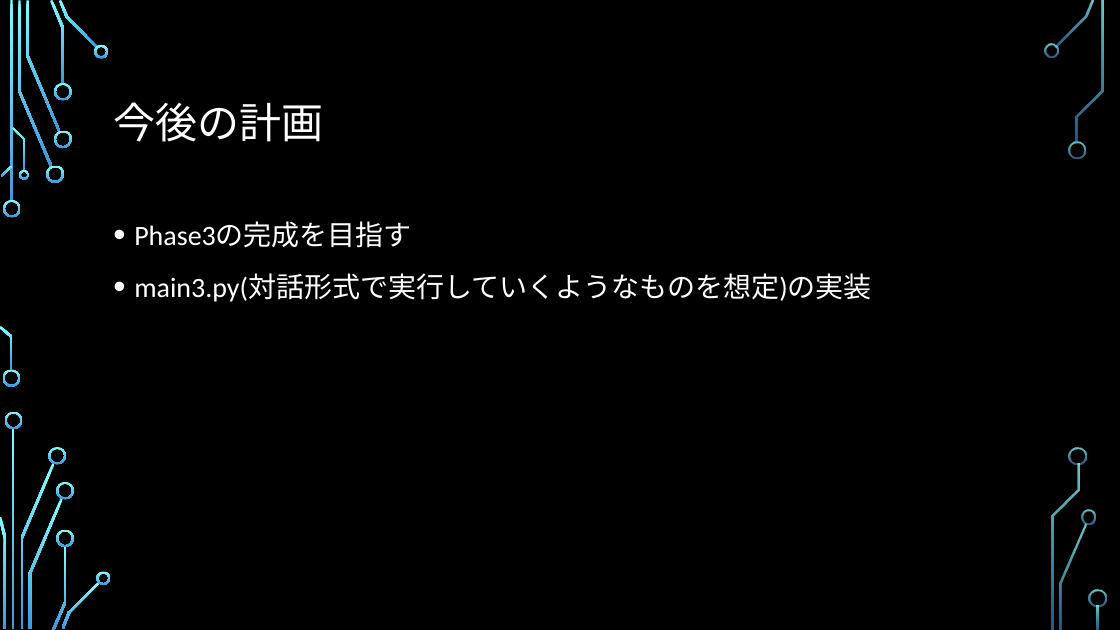
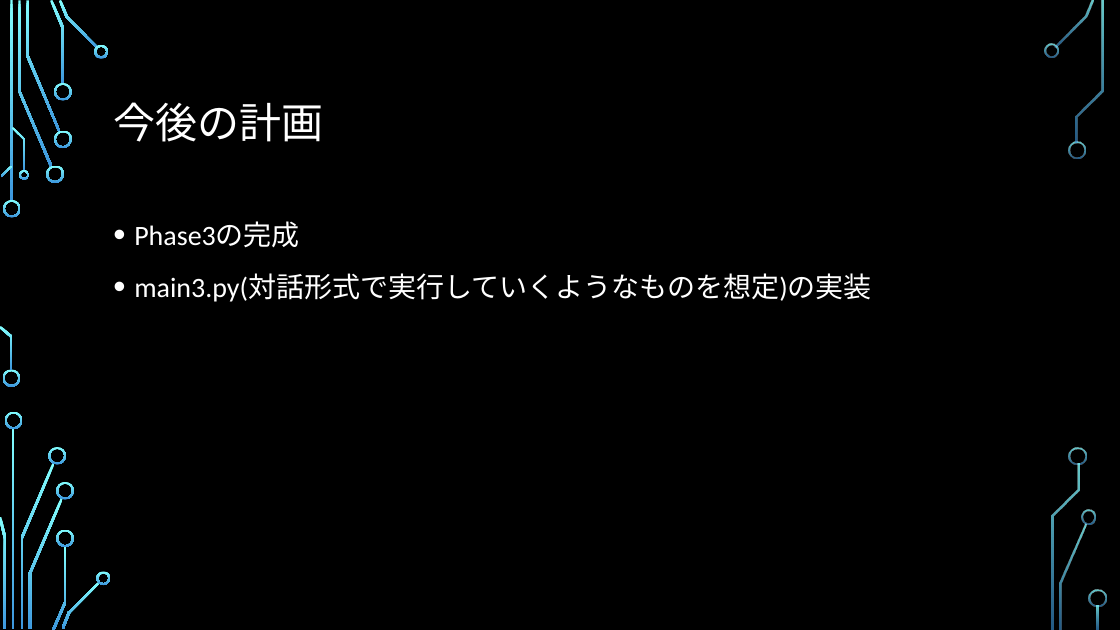
Before and after one commit to ie03-aizu-2019/ie03project-skys, a slide deck: slide 17 of Reports/Midterm.pptx (slide 18 before the commit). Drawn at 1120x630 pixels with LibreOffice and Linux fonts; fonts in the diff are those of the drawing; background and template pictures are left out. Boxes give left, top, right and bottom in pixels: in the first picture for what was removed or moved away, otherwise in the second. Text is boxed around its words. In the diff, an @@ line names an element or a change of style, - is before the commit and + after.

```diff
--- a/Reports/Midterm.pptx
+++ b/Reports/Midterm.pptx
@@ text at (x1=134, y1=222, x2=300, y2=247): text changed @@
-• Phase3の完成を目指す
+• Phase3の完成
```
Also in this commit, not shown: 10 other slides changed, 1 slide removed, 2 other files.
